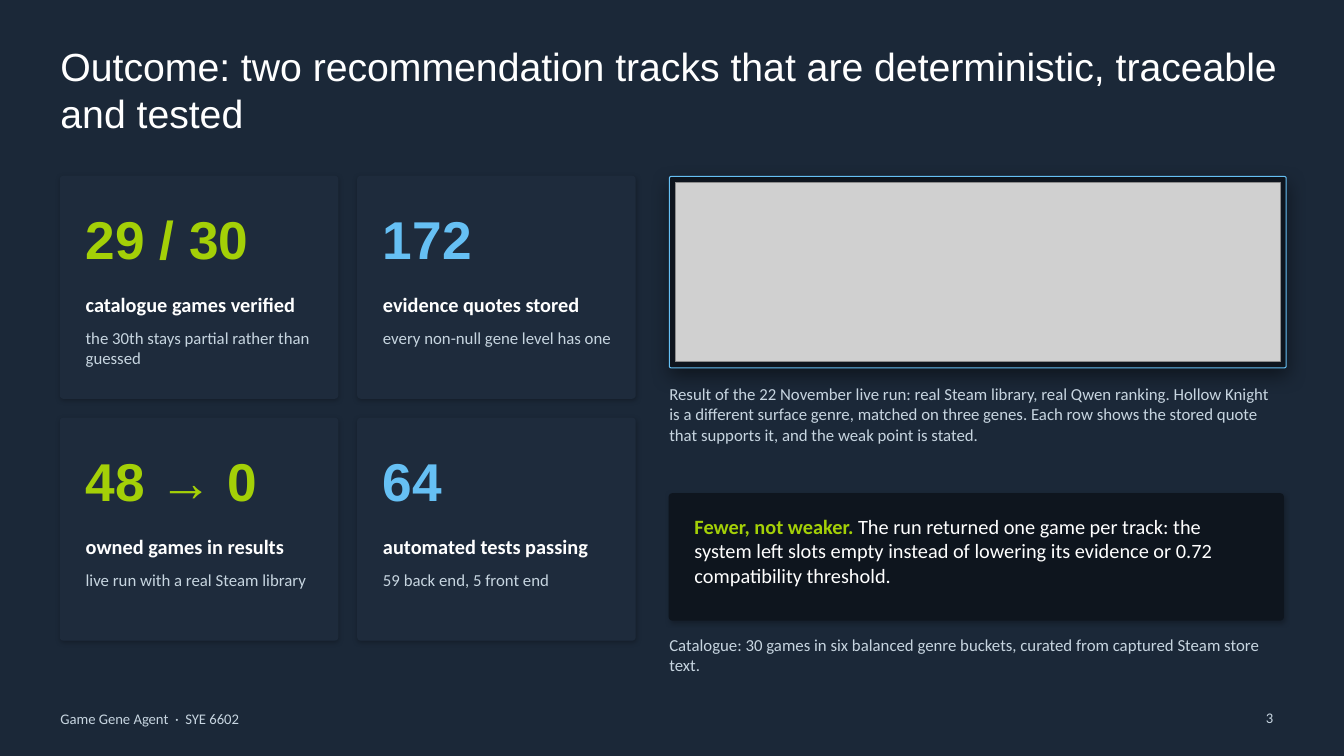
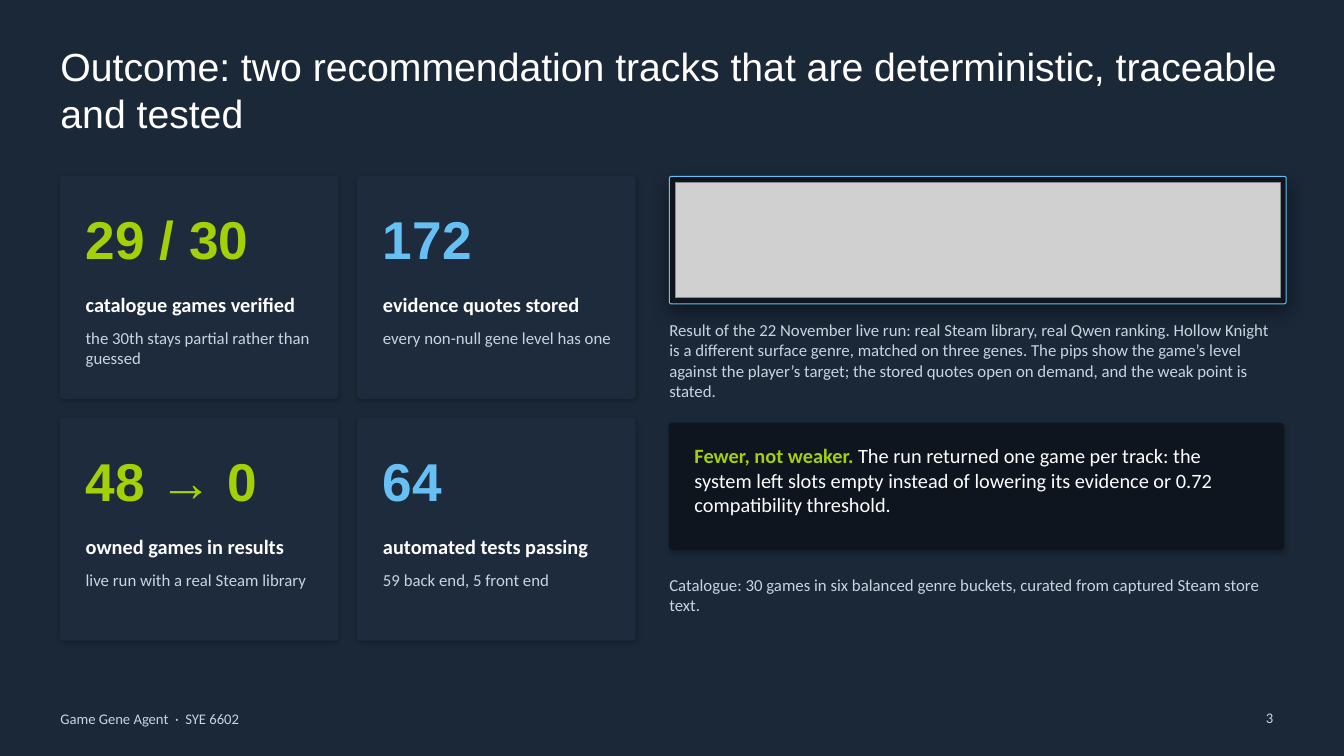
Before and after one commit to baishouxiaosheng/6602, a slide deck: slide 3 of docs/presentation/Game_Gene_Agent_Final_Presentation.pptx. Drawn at 1344x756 pixels with LibreOffice and Linux fonts; fonts in the diff are those of the drawing; grey boxes stand for pictures; background and template pictures are left out. Boxes give left, top, right and bottom in pixels: in the first picture for what was removed or moved away, otherwise in the second. Text is boxed around its words. In the diff, an @@ line names an element or a change of style, - is before the commit and + after.

Commit message:
docs: refresh deck with the visual-first result screen

```diff
--- a/docs/presentation/Game_Gene_Agent_Final_Presentation.pptx
+++ b/docs/presentation/Game_Gene_Agent_Final_Presentation.pptx
@@ rounded rectangle: place and size @@
-rounded rectangle at bbox=[669, 176, 1287, 368]
+rounded rectangle at bbox=[669, 176, 1287, 303]
@@ rounded rectangle at bbox=[669, 176, 1287, 303]: proportions changed @@
@@ picture: place and size @@
-picture at bbox=[676, 182, 1280, 362]
+picture at bbox=[676, 182, 1280, 297]
@@ text at bbox=[669, 324, 1268, 397]: text changed @@
-Result of the 22 November live run: real Steam library, real Qwen ranking. Hollow Knight is a different surface genre, matched on three genes. Each row shows the stored quote that supports it, and the weak point is stated.
+Result of the 22 November live run: real Steam library, real Qwen ranking. Hollow Knight is a different surface genre, matched on three genes. The pips show the game’s level against the player’s target; the stored quotes open on demand, and the weak point is stated.
@@ rounded rectangle: place and size @@
-rounded rectangle at bbox=[669, 494, 1284, 620]
+rounded rectangle at bbox=[669, 423, 1284, 549]
@@ text "Fewer, not weaker. The run ...": place and size @@
-text "Fewer, not weaker. The run ..." at bbox=[694, 519, 1212, 587]
+text "Fewer, not weaker. The run ..." at bbox=[694, 448, 1212, 516]
@@ text "Catalogue: 30 games in six ...": place and size @@
-text "Catalogue: 30 games in six ..." at bbox=[669, 639, 1259, 671]
+text "Catalogue: 30 games in six ..." at bbox=[669, 579, 1259, 611]
```
Also in this commit, not shown: 1 other slide changed, 1 other file.
